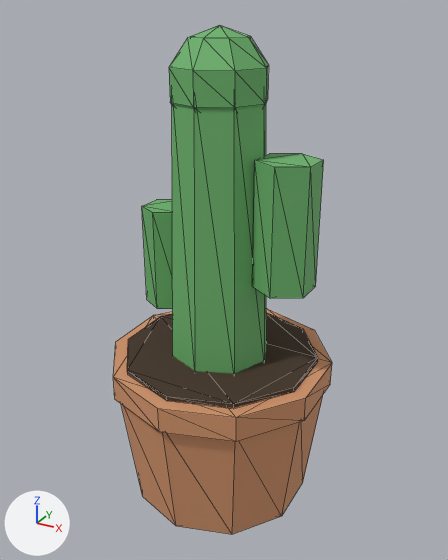
An edit to the glTF model assets/models/apartment/cactus_pot.glb, drawn before and after from the same camera.
The view is the same before and after, from a 50 mm camera at (0.323, -0.579, 0.571) aimed at (0.003, 0.003, 0.28). Every picture has the same lights, and +X, +Y and +Z are marked at lower left. The first picture is the older version. Mesh edges are drawn as thin lines. Vertices at exactly the same position are counted once.

Names of what the first picture shows: 'cactus_pot'.
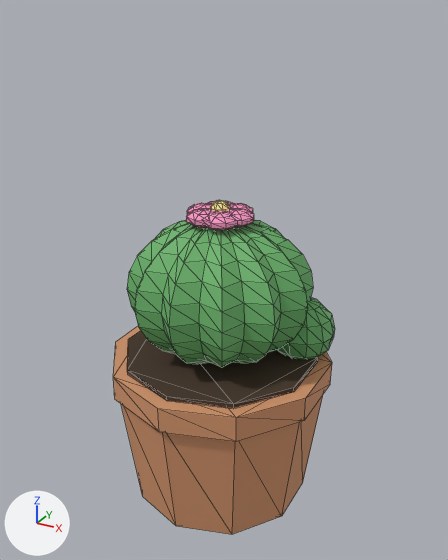
Location of each change, [x1, y1, x2, y2] in pixels of the pictures (448 x 560 px):
'cactus_pot', reshaped (34% shorter): before [113, 25, 332, 534]; after [113, 200, 335, 534]
part 1 of me_cone_003, added (green): after [278, 298, 335, 360]
part 2 of me_cone_003, added: after [226, 208, 254, 227]
part 3 of me_cone_003, added: after [228, 203, 253, 213]
part 4 of me_cone_003, added: after [187, 203, 212, 214]
part 5 of me_cone_003, added: after [186, 208, 215, 228]
part 6 of me_cone_003, added (pink): after [205, 211, 237, 231]
part 7 of me_cone_003, added: after [210, 200, 230, 211]
part 8 of me_cone_003, added (green): after [127, 220, 313, 368]
part 9 of me_cone_003, deleted (green): before [169, 25, 269, 110]
part 10 of me_cone_003, deleted (green): before [142, 105, 324, 374]

The change, as a diff of the scene's bpy script:
```diff
--- a/assets/models/apartment/cactus_pot.glb.py
+++ b/assets/models/apartment/cactus_pot.glb.py
@@ mat_cactusflower @@
+mat_cactusflower = principled_material('CactusFlower')
+mat_cactusflower.base_color = (0.95, 0.3, 0.55)  # pink #f995c4
@@ mat_cactusflowermid @@
+mat_cactusflowermid = principled_material('CactusFlowerMid')
+mat_cactusflowermid.base_color = (0.98, 0.85, 0.3)  # yellow #fded95
@@ me_cone_003 @@
 # used by ob_cactus_pot; location = (0.0, 0.0, 0.0)
-me_cone_003.from_pydata(...)  # 134 vertices, 240 faces; spans x -0.128..0.128, y -0.135..0.135, z 0.0..0.555
+me_cone_003.from_pydata(...)  # 626 vertices, 1204 faces; spans x -0.128..0.128, y -0.135..0.135, z 0.0..0.377
+# me_cone_003 part 1: a new loose piece, a UV sphere (12 segments, 6 rings, poles along z) spanning x 0.045..0.125, y 0.01..0.09, z 0.175..0.255, in mat_plant (green #6cb36c)
+# me_cone_003 part 2: a new loose piece, a UV sphere (8 segments, 5 rings, poles along z) spanning x -0.001..0.041, y -0.021..0.021, z 0.351..0.369, in mat_cactusflower (pink #f995c4)
+# me_cone_003 part 3: a new loose piece, a UV sphere (8 segments, 5 rings, poles along z) spanning x -0.011..0.031, y -0.003..0.038, z 0.351..0.369, in mat_cactusflower (pink #f995c4)
+# me_cone_003 part 4: a new loose piece, a UV sphere (8 segments, 5 rings, poles along z) spanning x -0.041..0.001, y -0.021..0.021, z 0.351..0.369, in mat_cactusflower (pink #f995c4)
+# me_cone_003 part 5: a new loose piece, a UV sphere (8 segments, 5 rings, poles along z) spanning x -0.031..0.011, y -0.038..0.003, z 0.351..0.369, in mat_cactusflower (pink #f995c4)
+# me_cone_003 part 6: a new loose piece, a UV sphere (8 segments, 5 rings, poles along z) spanning x -0.011..0.031, y -0.038..0.003, z 0.351..0.369, in mat_cactusflower (pink #f995c4)
+# me_cone_003 part 7: a new loose piece, a UV sphere (8 segments, 5 rings, poles along z) spanning x -0.011..0.011, y -0.011..0.011, z 0.353..0.377, in mat_cactusflowermid (yellow #fded95)
+# me_cone_003 part 8: a new loose piece of 266 vertices spanning x -0.109..0.109, y -0.109..0.109, z 0.185..0.355, in mat_plant (green #6cb36c)
+# me_cone_003 part 9: the loose piece of 34 vertices spanning x -0.052..0.052, y -0.052..0.052, z 0.445..0.555 is deleted
+# me_cone_003 part 10
+# 40 vertices are removed from x -0.096..0.11, y -0.06..0.06, z 0.18..0.5
+# 68 faces are deleted
+# other edits to the shape of me_cone_003 do not show in these pictures
 me_cone_003.materials.append(mat_clay)
@@ me_cone_003 @@
 me_cone_003.materials.append(mat_plant)
+me_cone_003.materials.append(mat_cactusflower)  # pink #f995c4
+me_cone_003.materials.append(mat_cactusflowermid)  # yellow #fded95
```
